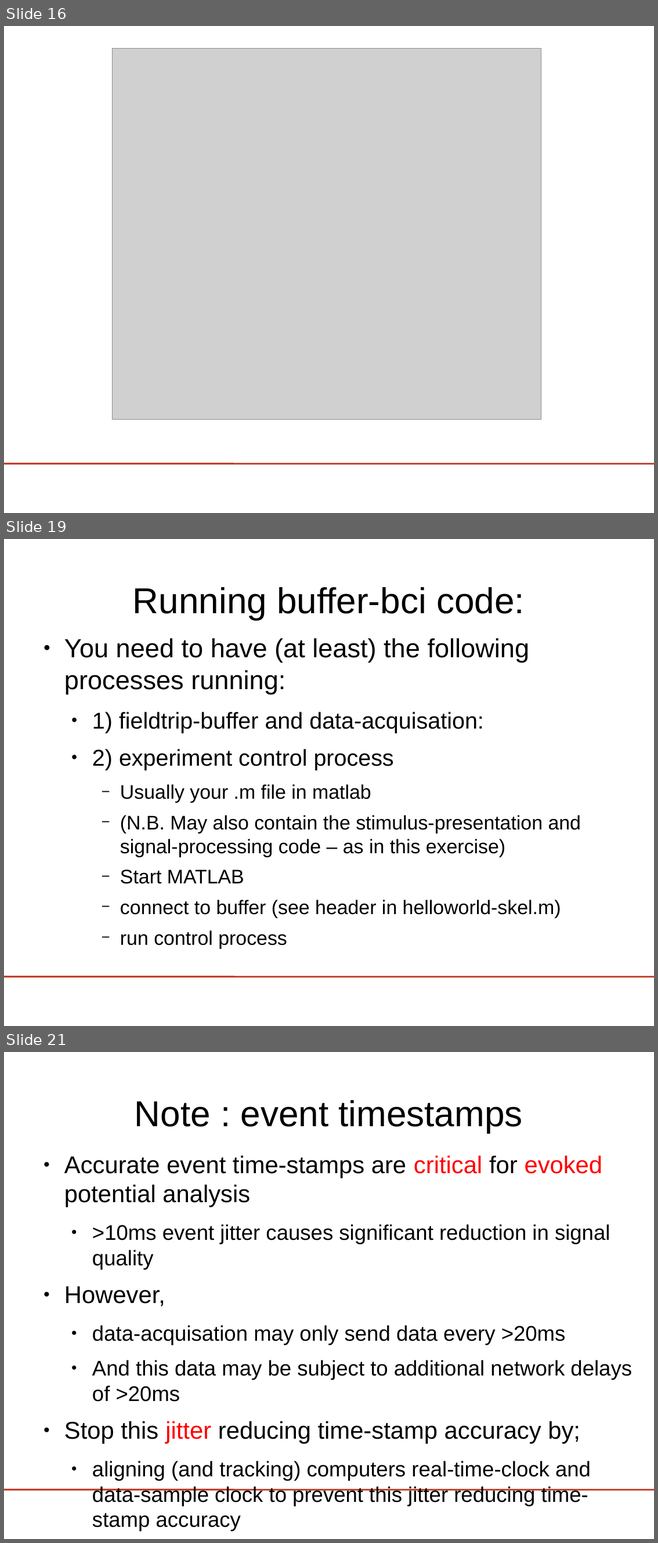
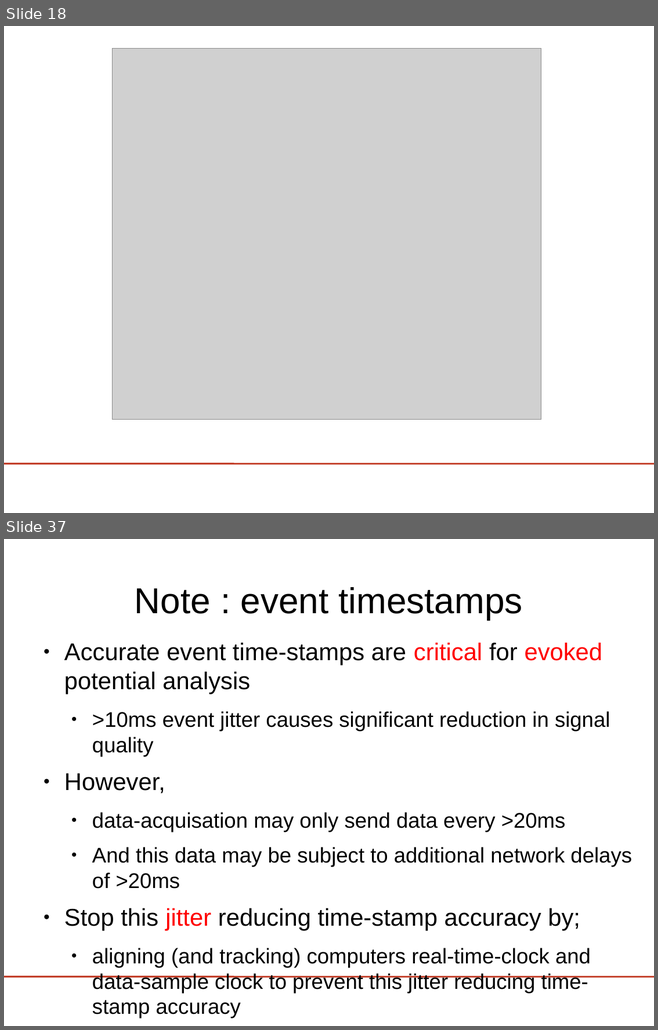
Before and after one commit to phpvdb/buffer_bci, a slide deck: tutorial/lect3-helloworld/HelloWorld_ERPViewer.odp. Shown one above the other, each under a label of ours: slides 16, 19 and 21 before the commit, slides 18 and 37 after it; the slides between them are not shown. The pictures are 658x1543 and 658x1030 pixels, drawn with LibreOffice and Linux fonts; fonts in the diff are those of the drawing; grey boxes stand for pictures; background and template pictures are left out. Boxes give left, top, right and bottom in pixels: in the first picture for what was removed or moved away, otherwise in the second. Text is boxed around its words. In the diff, an @@ line names an element or a change of style, - is before the commit and + after.

```diff
--- a/tutorial/lect3-helloworld/HelloWorld_ERPViewer.odp
+++ b/tutorial/lect3-helloworld/HelloWorld_ERPViewer.odp
@@ slide 19 removed at (4,539,654,1026), background #FFFFFF; not listed: 1 template element that a slide beside it also shows @@
@@ title removed at (133,587,524,620) @@
-Running buffer-bci code:
@@ text removed at (64,638,581,948) @@
-● You need to have (at least) the following processes running:
-  ● 1) fieldtrip-buffer and data-acquisation:
-  ● 2) experiment control process
-    − Usually your .m file in matlab
-    − (N.B. May also contain the stimulus-presentation and signal-processing code – as in this exercise)
-    − Start MATLAB
-    − connect to buffer (see header in helloworld-skel.m)
-    − run control process
@@ what was slide 16 is now slide 18 @@
@@ what was slide 21 is now slide 37 @@
```
Also in this commit, not shown: 12 slides changed, 12 slides added, 30 other files.
